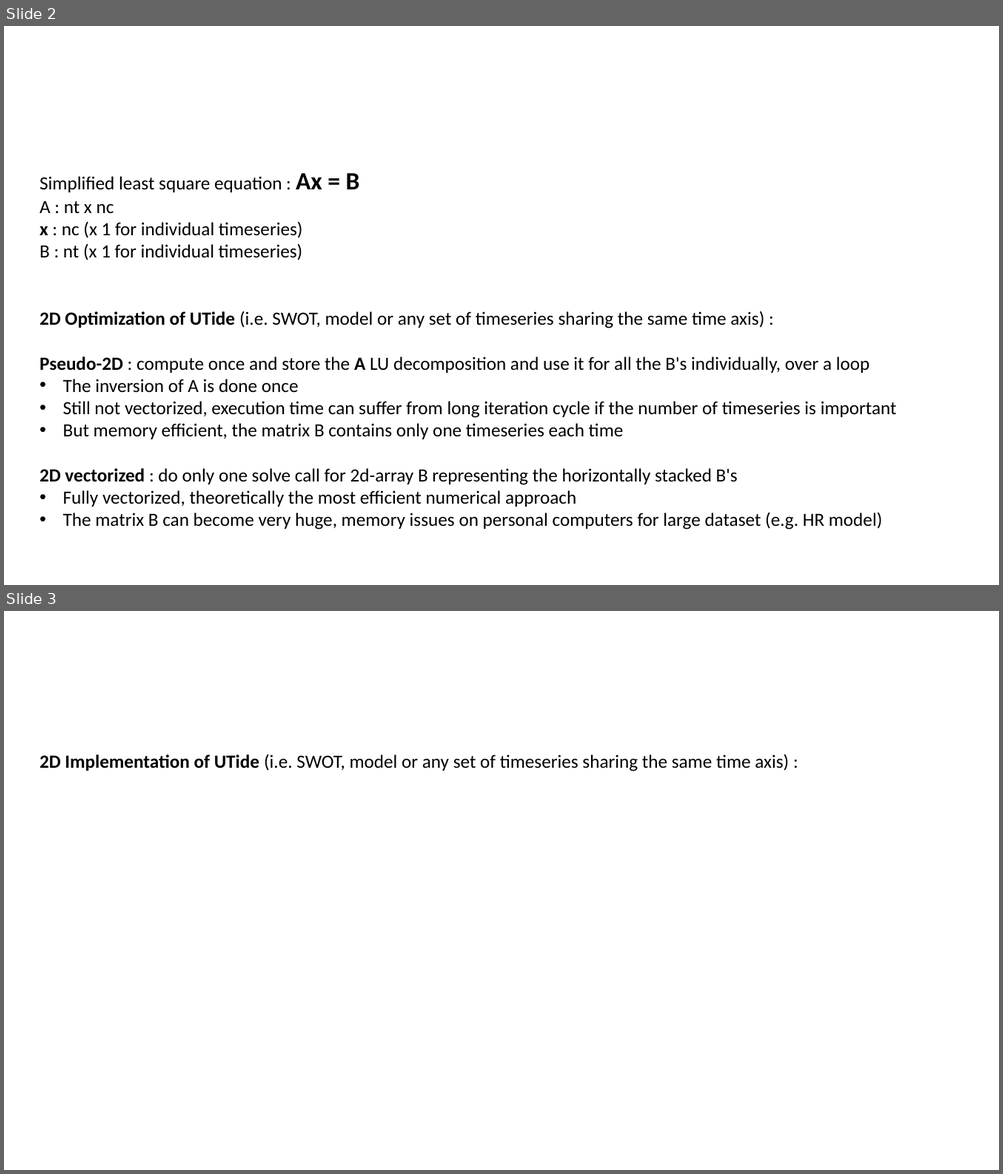
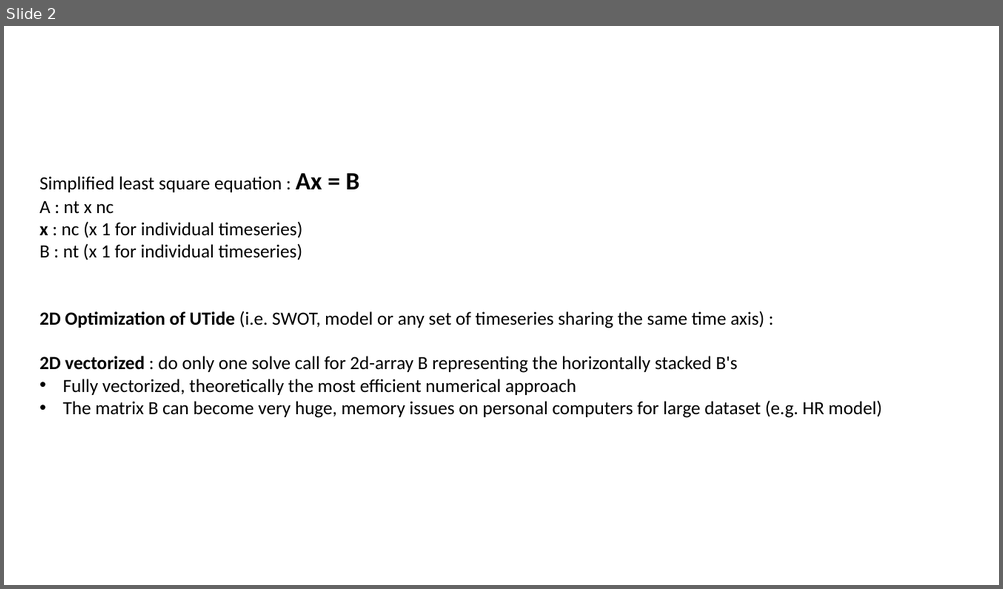
Before and after one commit to treden/UTide, a slide deck: UTide 2D.pptx. Shown one above the other, each under a label of ours: slides 2 and 3 before the commit, slide 2 after it. The pictures are 1003x1174 and 1003x589 pixels, drawn with LibreOffice and Linux fonts; fonts in the diff are those of the drawing. Boxes give left, top, right and bottom in pixels: in the first picture for what was removed or moved away, otherwise in the second. Text is boxed around its words. In the diff, an @@ line names an element or a change of style, - is before the commit and + after.

```diff
--- a/UTide 2D.pptx
+++ b/UTide 2D.pptx
@@ slide 3 removed at (4, 611, 999, 1170), background #FFFFFF @@
@@ text removed at (40, 754, 788, 772) @@
-2D Implementation of UTide (i.e. SWOT, model or any set of timeseries sharing the same time axis) :
@@ slide 2 changed as well @@
@@ text at (40, 357, 896, 440): paragraphs removed @@
-Pseudo-2D : compute once and store the A LU decomposition and use it for all the B's individually, over a loop
-• The inversion of A is done once
-• Still not vectorized, execution time can suffer from long iteration cycle if the number of timeseries is important
-• But memory efficient, the matrix B contains only one timeseries each time
```
Also in this commit, not shown: 2 other slides changed, 8 slides added, 2 other files.
